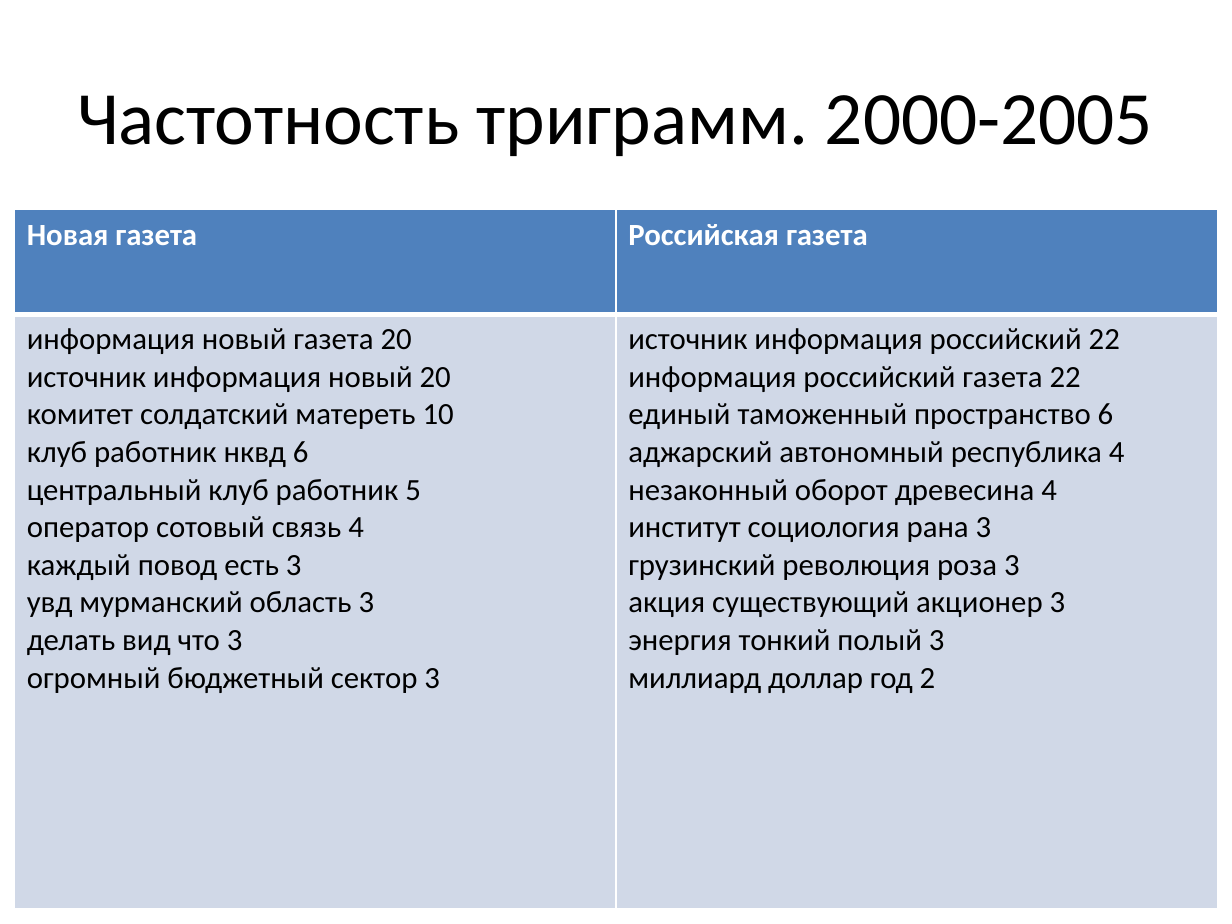
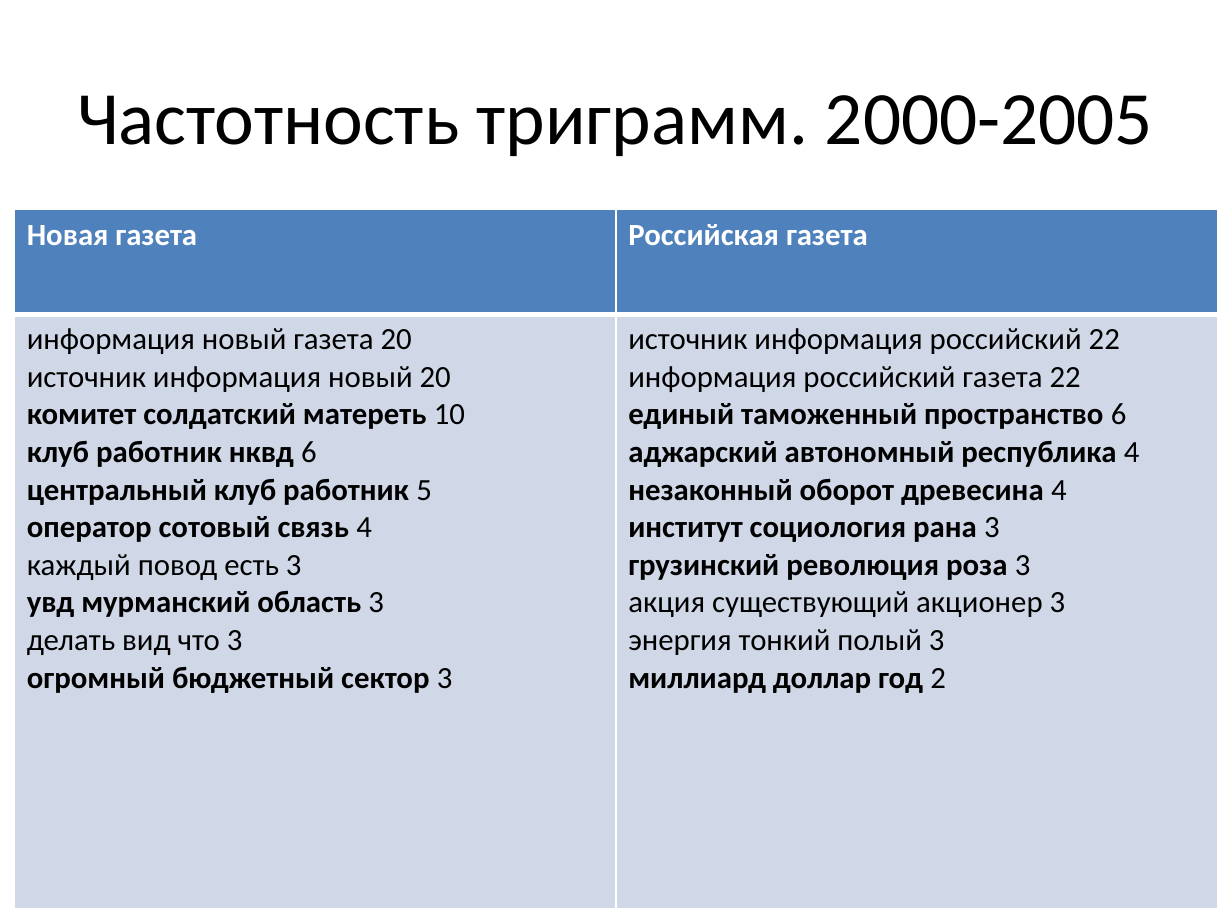
Before and after one commit to arassadin/hse_ling, a slide deck: slide 22 of ng_rg_presentation.pptx. Drawn at 1232x924 pixels with LibreOffice and Linux fonts; fonts in the diff are those of the drawing. Boxes give left, top, right and bottom in pixels: in the first picture for what was removed or moved away, otherwise in the second. Text is boxed around its words. In the diff, an @@ line names an element or a change of style, - is before the commit and + after.

```diff
--- a/ng_rg_presentation.pptx
+++ b/ng_rg_presentation.pptx
@@ table at (15, 209, 1217, 908) @@
@@ bold on in "комитет солдатский матереть", "клуб работник нквд", "центральный клуб работник", "оператор сотовый связь" and 8 more places @@
```
Also in this commit, not shown: 15 other slides changed.
